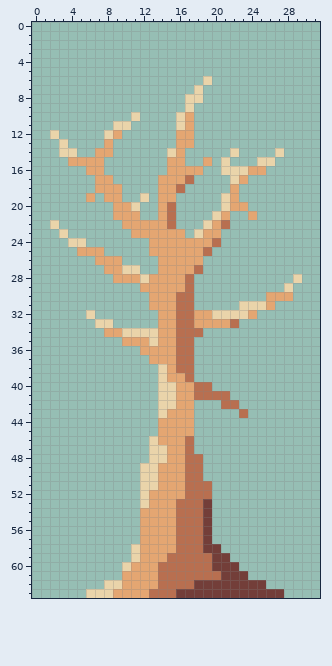
Pixel-art sprite, stored at Object/Goal/Tree.png. Above, as it was before the edit.
The file is 32x64 pixels.
And afterwards:
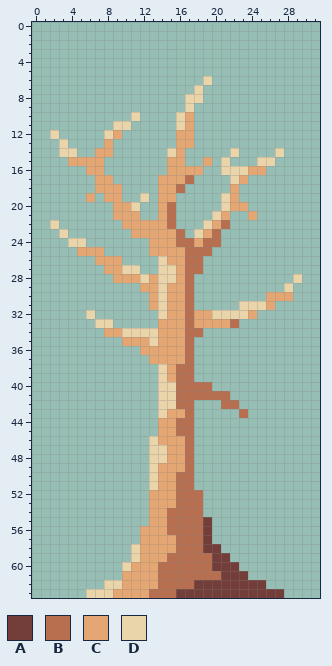
Palette (. is transparent): A #733e39  B #b86f50  C #e4a672  D #ead4aa
The exact change:
Colour B replaces colour C in row 23 at x 16 and 20; in row 24 at x 16 to 17 and 19; in rows 25 to 26 at x 17 to 18; in row 27 at x 17; in row 39 at x 16; in rows 40 to 42 at x 16 to 17.
Colour B replaces colour C in row 43 at x 17; in rows 44 to 45 at x 16 to 17; in rows 50 to 52 at x 16; in rows 54 to 56 at x 15.
Colour C replaces colour B in rows 30 to 37 at x 16.
Colour D replaces colour C in row 26 at x 14; in rows 27 to 28 at x 14 to 15; in rows 29 to 32 at x 14.
Colour A is removed in rows 53 to 54 at x 19.
Colour B is removed in rows 48 to 50 at x 18; in row 51 at x 18 to 19; in row 52 at x 19.
Colour C is removed in rows 54 to 55 at x 12.
Colour D is removed in rows 49 to 53 at x 12.
Boxes around the changes in both pictures, in picture pixels (x1, y1, x2, y2):
changed: (140, 229, 221, 535)
